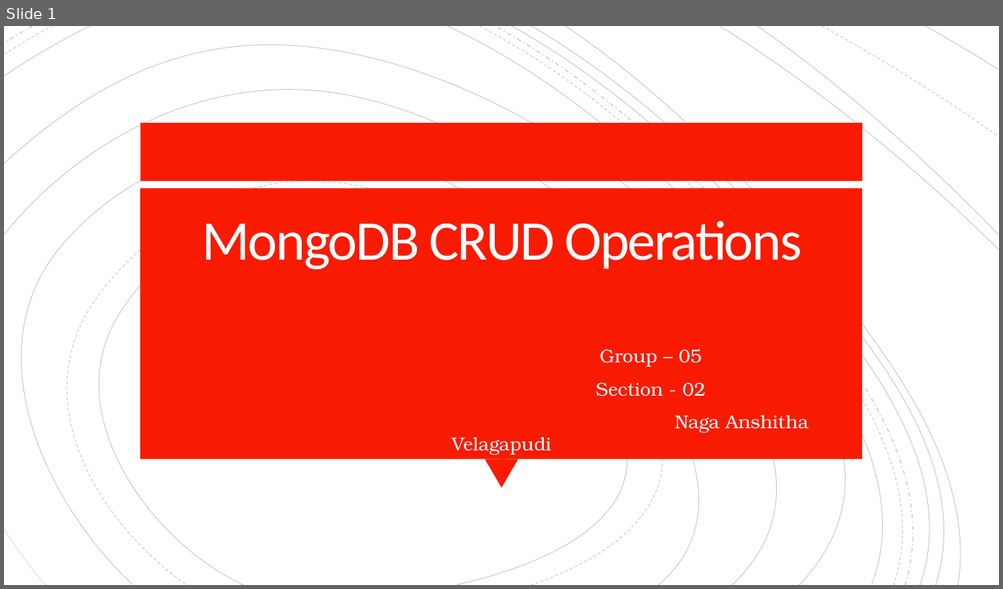
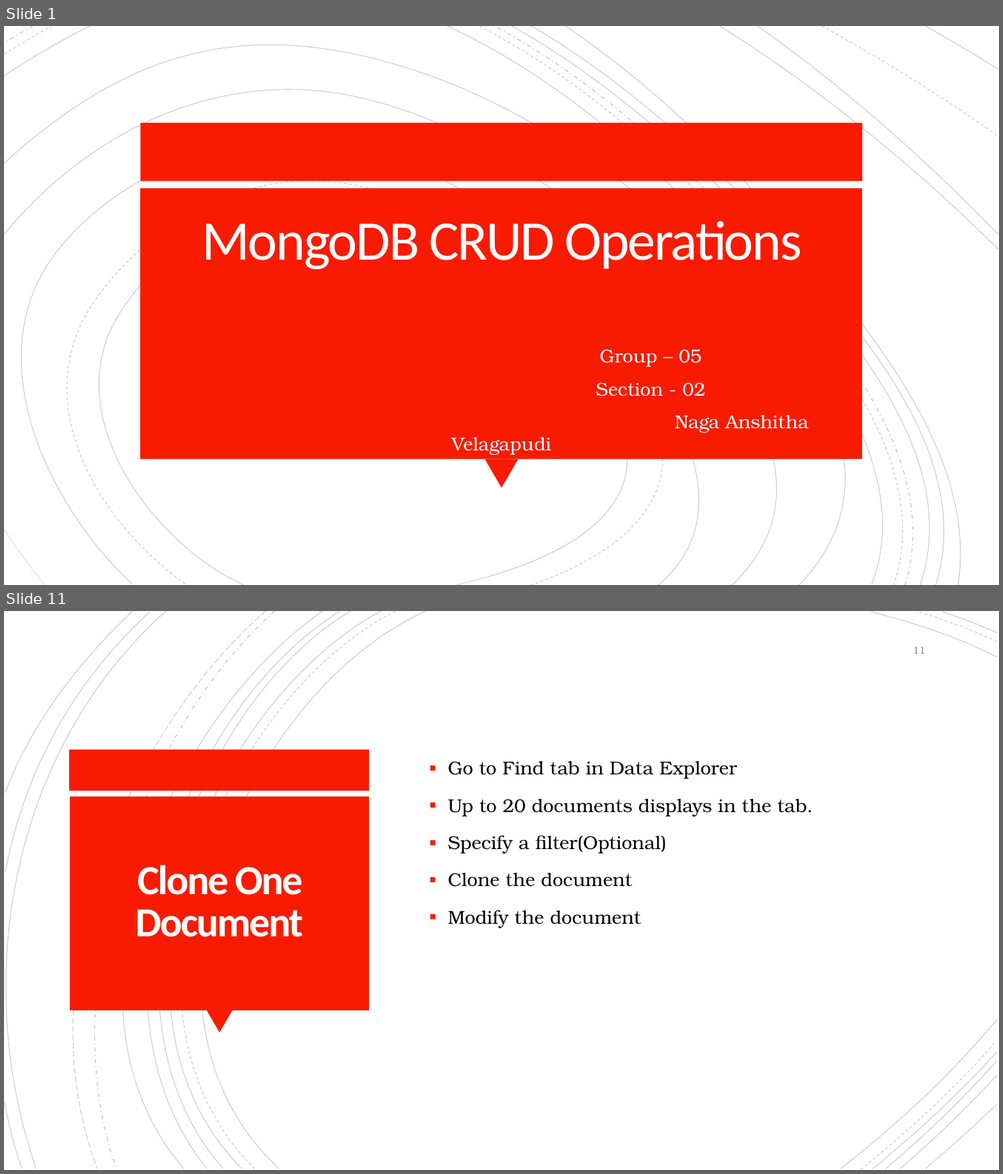
Before and after one commit to anshithavelagapudi/MongoDb-Project, a slide deck: CRUD Operations/MongoDB CRUD Operations.pptx. Shown one above the other, each under a label of ours: slide 1 before the commit, slides 1 and 11 after it; the slides between them are not shown. The pictures are 1003x589 and 1003x1174 pixels, drawn with LibreOffice and Linux fonts; fonts in the diff are those of the drawing. Boxes give left, top, right and bottom in pixels: in the first picture for what was removed or moved away, otherwise in the second. Text is boxed around its words. In the diff, an @@ line names an element or a change of style, - is before the commit and + after.

```diff
--- a/CRUD Operations/MongoDB CRUD Operations.pptx
+++ b/CRUD Operations/MongoDB CRUD Operations.pptx
@@ slide 11 added at box(4, 611, 999, 1170), background #FFFFFF @@
@@ group added at box(4, 611, 997, 1170): 21 freeform shapes @@
@@ page number added at box(913, 647, 925, 654), 10 pt, text #8C8C8C @@
+11
@@ rectangle added at box(70, 750, 370, 791), fill #F81B02 @@
@@ text added at box(448, 761, 813, 928), 18 pt, text #000000 @@
+▪ Go to Find tab in Data Explorer
+▪ Up to 20 documents displays in the tab.
+▪ Specify a filter(Optional)
+▪ Clone the document
+▪ Modify the document
@@ rectangle added at box(70, 797, 369, 1011), fill #F81B02 @@
@@ title added at box(135, 865, 303, 937), 40 pt, text #FFFEFF, bold @@
+Clone One Document
@@ triangle added at box(206, 1011, 233, 1034), fill #F81B02 @@
```
Also in this commit, not shown: 2 slides changed, 10 other slides added, 9 slides removed, 4 other files.
